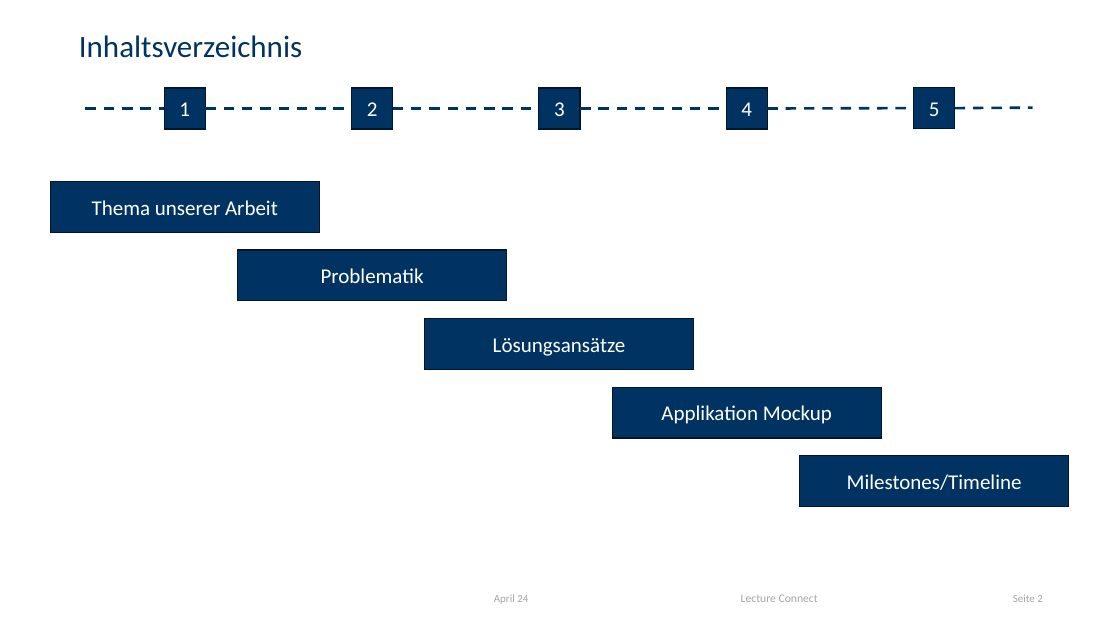
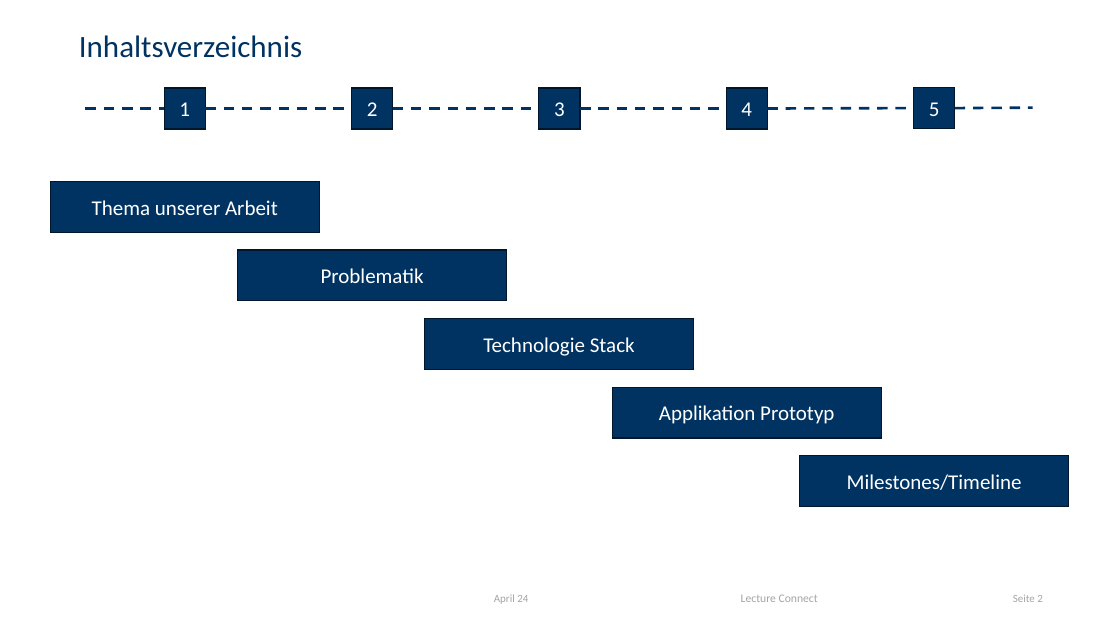
Before and after one commit to Darkuna/Lecture-Connect, a slide deck: slide 2 of Doku/Initiale Präsentation/pp-uniinnsbruck-vorlage-de-en-2023.pptx. Drawn at 1120x630 pixels with LibreOffice and Linux fonts; fonts in the diff are those of the drawing; background and template pictures are left out. Boxes give left, top, right and bottom in pixels: in the first picture for what was removed or moved away, otherwise in the second. Text is boxed around its words. In the diff, an @@ line names an element or a change of style, - is before the commit and + after.

Commit message:
update

```diff
--- a/Doku/Initiale Präsentation/pp-uniinnsbruck-vorlage-de-en-2023.pptx
+++ b/Doku/Initiale Präsentation/pp-uniinnsbruck-vorlage-de-en-2023.pptx
@@ text in rectangle at box(483, 337, 635, 356): text changed @@
-Lösungsansätze
+Technologie Stack
@@ text in rectangle at box(659, 405, 834, 424): text changed @@
-Applikation Mockup
+Applikation Prototyp
```
Also in this commit, not shown: 5 other slides changed, 5 slides added.
